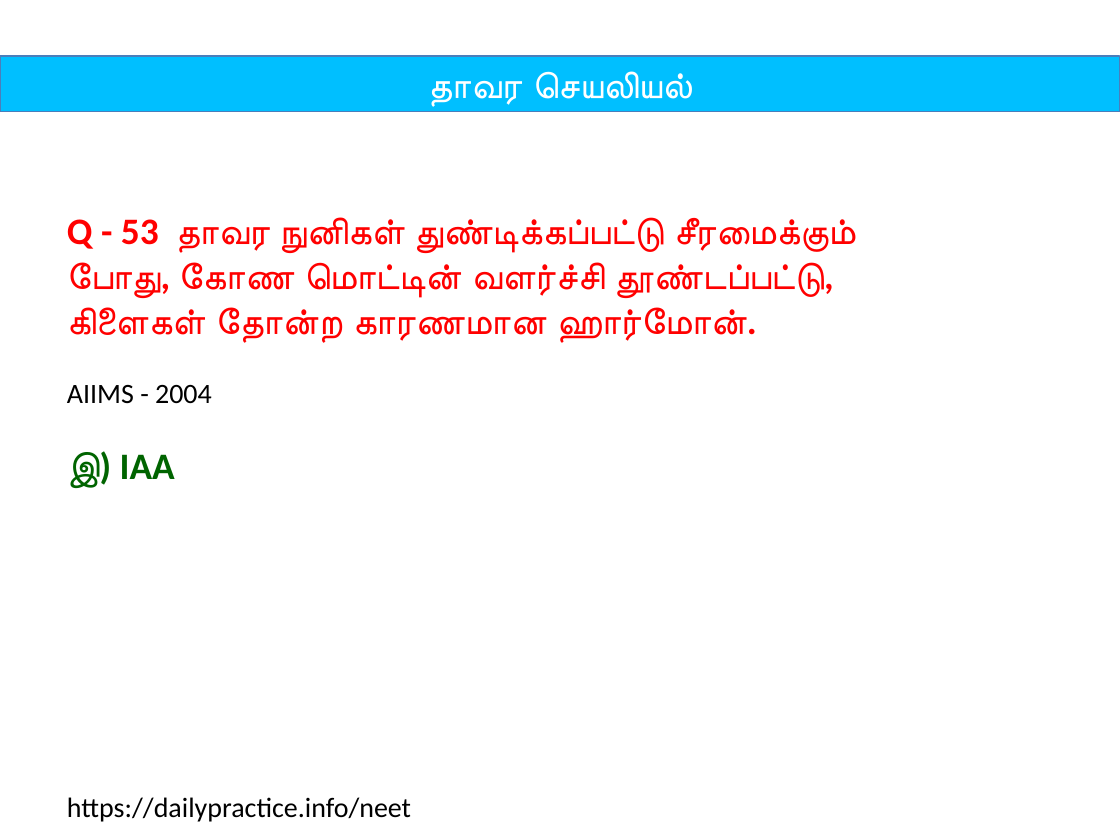
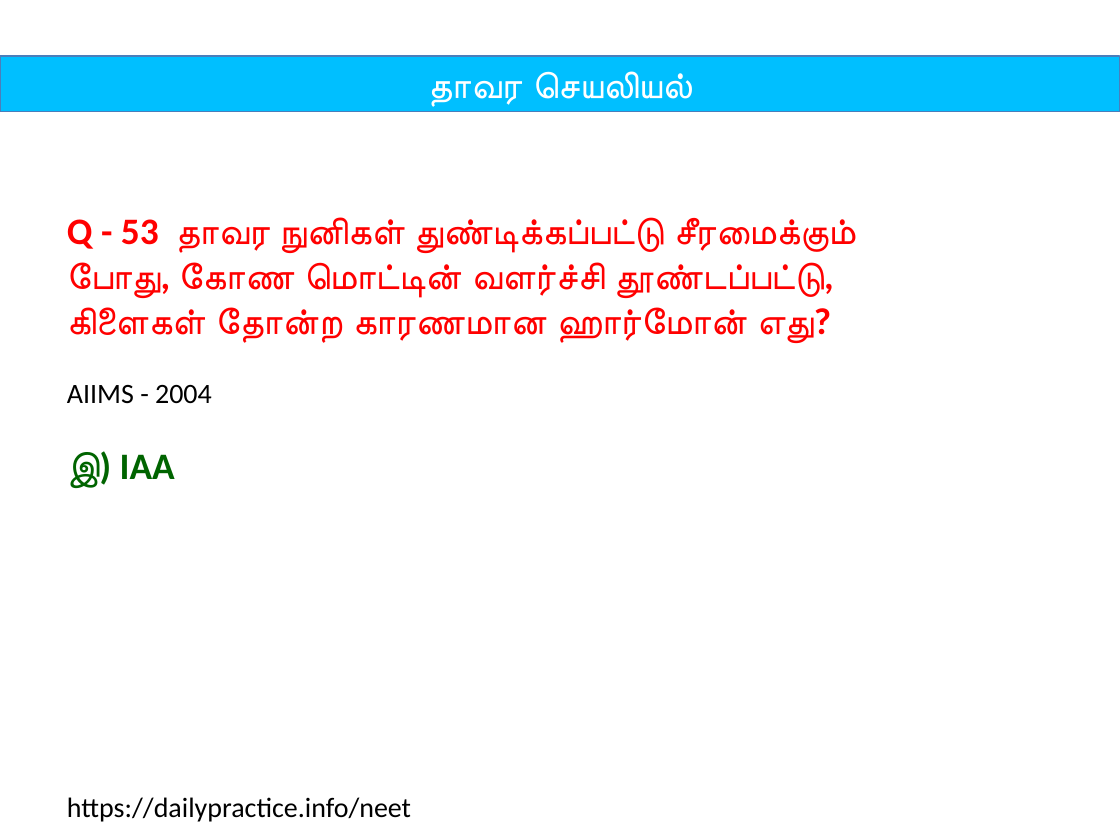
Before and after one commit to tvmani/tvmani.github.io, a slide deck: slide 107 of tamil_biology/unit_05_plant_physiology.pptx. Drawn at 1120x840 pixels with LibreOffice and Linux fonts; fonts in the diff are those of the drawing. Boxes give left, top, right and bottom in pixels: in the first picture for what was removed or moved away, otherwise in the second. Text is boxed around its words. In the diff, an @@ line names an element or a change of style, - is before the commit and + after.

```diff
--- a/tamil_biology/unit_05_plant_physiology.pptx
+++ b/tamil_biology/unit_05_plant_physiology.pptx
@@ text at (x1=67, y1=217, x2=851, y2=343): text changed @@
-Q - 53 தாவர நுனிகள் துண்டிக்கப்பட்டு சீரமைக்கும் போது, கோண மொட்டின் வளர்ச்சி தூண்டப்பட்டு, கிளைகள் தோன்ற காரணமான ஹார்மோன்.
+Q - 53 தாவர நுனிகள் துண்டிக்கப்பட்டு சீரமைக்கும் போது, கோண மொட்டின் வளர்ச்சி தூண்டப்பட்டு, கிளைகள் தோன்ற காரணமான ஹார்மோன் எது?
```
Also in this commit, not shown: 39 other slides changed, 2 other files.
